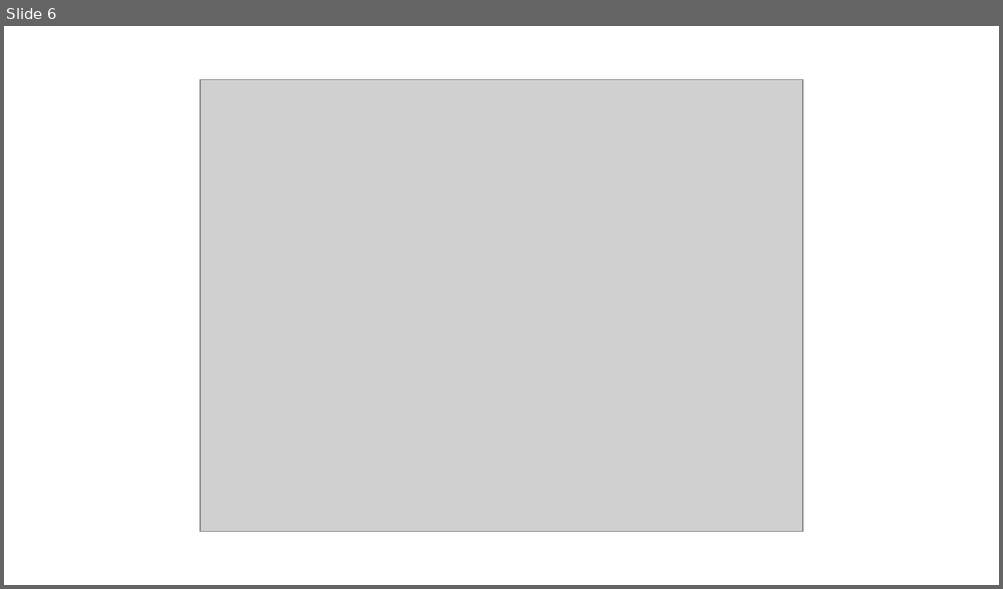
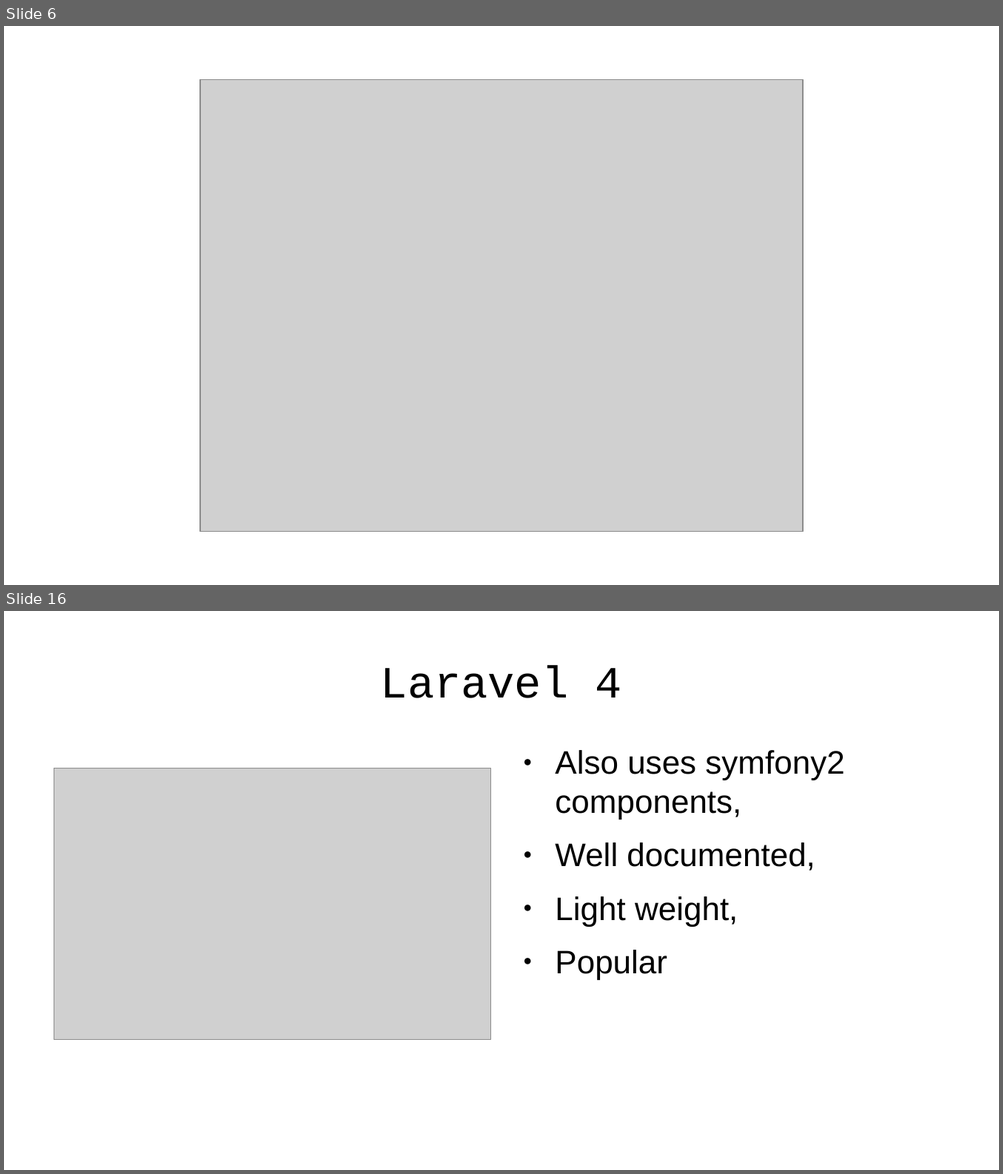
Before and after one commit to emgiezet/meetphp-8, a slide deck: presentation/presentation.odp. Shown one above the other, each under a label of ours: slide 6 before the commit, slides 6 and 16 after it; the slides between them are not shown. The pictures are 1003x589 and 1003x1174 pixels, drawn with LibreOffice and Linux fonts; fonts in the diff are those of the drawing; grey boxes stand for pictures; background and template pictures are left out. Boxes give left, top, right and bottom in pixels: in the first picture for what was removed or moved away, otherwise in the second. Text is boxed around its words. In the diff, an @@ line names an element or a change of style, - is before the commit and + after.

```diff
--- a/presentation/presentation.odp
+++ b/presentation/presentation.odp
@@ slide 16 added at <box>4,611,999,1170</box>, background picture (left out) @@
@@ title added at <box>381,665,622,698</box>, 35.7 pt, text #000000 @@
+Laravel 4
@@ text added at <box>555,750,844,980</box>, 26 pt, text #000000 @@
+● Also uses symfony2 components,
+● Well documented,
+● Light weight,
+● Popular
@@ picture added at <box>54,768,490,1041</box> @@
```
Also in this commit, not shown: 12 slides changed, 7 other slides added, 1 slide removed, 6 other files.
